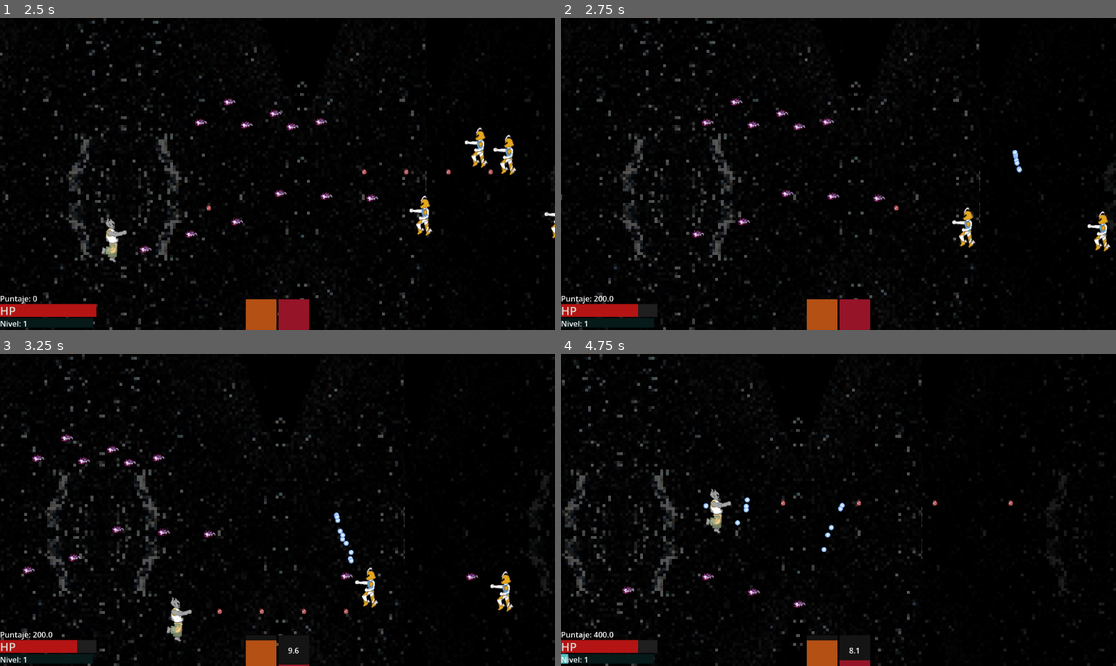
Above: before the commit, frames 1-4 (two rows, left to right).
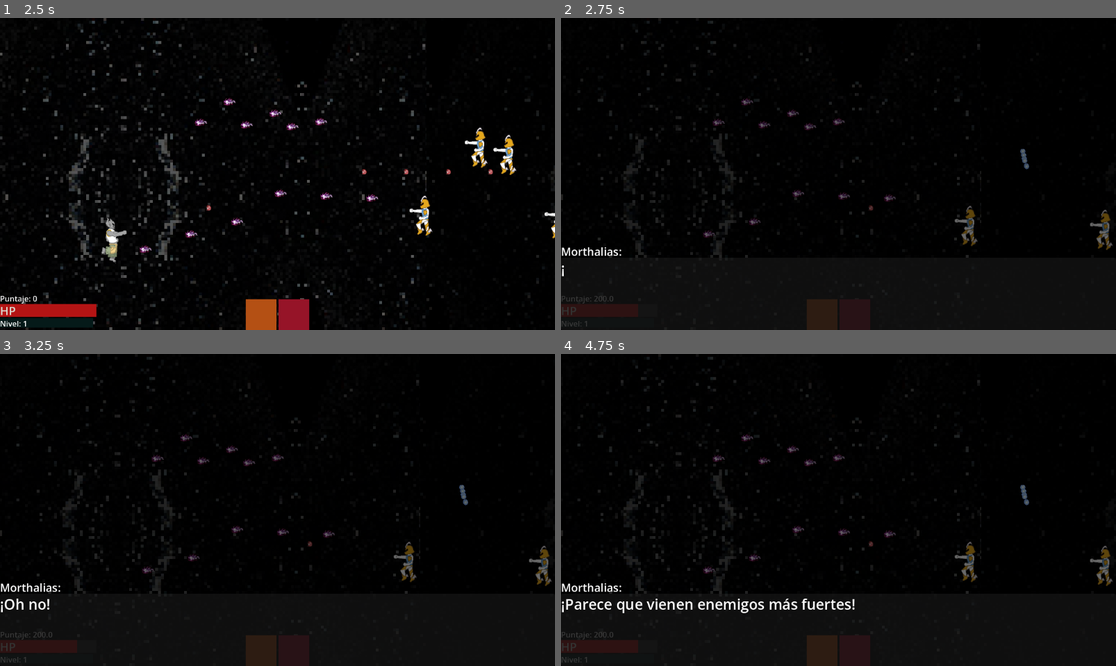
Above: after the commit, the same moments.

Repository: wfeboSKL/tales-for-the-asleep
Game: Godot game, scene res://scenes/Menu/Mewou.tscn
Same seed, same stepped clock (60 frames per second), same inputs: the game is played once before the commit and once after it.
Inputs:
- Up to frame 1 (2.5 s): click "Capítulo I" at 0.5 s; tap Enter at 1.25 s; hold D (move_right) 1.28-2.03 s; hold K (shoot) 1.28-2.03 s; tap Space at 1.52, 2.27 s; hold S (move_down) from 2.03 s (still down); tap Shift (focus) at 2.1 s; tap K (shoot) at 2.3 s
- Up to frame 2 (2.75 s): keep holding S (move_down)
- Up to frame 3 (3.25 s): release S (move_down) at 2.78 s; hold D (move_right) from 2.78 s (still down); hold K (shoot) from 2.78 s (still down); tap J (melee) at 2.85 s
- Up to frame 4 (4.75 s): release D (move_right) at 3.53 s; release K (shoot) at 3.53 s; hold W (move_up) 3.53-4.28 s; tap K (shoot) at 3.6 s; tap Space at 3.77, 4.52 s; hold A (move_left) from 4.28 s (still down); hold K (shoot) from 4.28 s (still down); tap Enter at 4.35 s

Frame 1 is identical in both runs. In frame 2, 5.8% of the frame differs, in the area x 0-100%, y 0-100%; in frame 3, 7.9%; in frame 4, 8.0%.

Commit message:
Enemy_sentry completo, con movimiento disparo y muerte | Trabajado en PC_FEBO

Diff:
--- a/scenes/demolevel/enemy_spawner.gd
+++ b/scenes/demolevel/enemy_spawner.gd
@@ -4,6 +4,7 @@
 #Se precarga los enemigos
 const ENEMY = preload("res://scenes/enemies/enemy_basic.tscn")
 const ENEMYPATTERN = preload("res://scenes/enemies/enemy_pattern.tscn")
+const ENEMYSENTRY = preload("res://scenes/enemies/enemy_sentry.tscn")
 #Variable que funciona como cooldown
 var spawn_timer = 0.0
 #Le dice al timer a qué número tendrá que reiniciarse una vez llegue a 0
@@ -23,7 +24,7 @@
 			spawn_pattern_enemy()
 		3:
 			#Horda 3: jefe (por ahora igual que básico)
-			spawn_basic_enemy()
+			spawn_sentry_enemy()
 
 #-- DIVERSOS PROCESOS --
 func _process(delta: float) -> void:
@@ -33,7 +34,7 @@
 
 	#Verificar en qué horda estamos según los enemigos eliminados
 	#Si se matan más de 40 enemigos y no es la horda 3, ahora es la horda 3
-	if GameData.enemies_killed >= 40 and GameData.current_wave != 3:
+	if GameData.enemies_killed >= 4 and GameData.current_wave != 3:
 		GameData.current_wave = 3
 		dialogue_box.start_dialogue([
 			["Morthalias:", "¡Buen trabajo Desivinte!"],
@@ -43,7 +44,7 @@
 			["Morthalias:", "¡Lo siento!"]
 			])
 	#Si se matan más de 20 enemigos y es la horda 1, ahora es la horda 2
-	elif GameData.enemies_killed >= 20 and GameData.current_wave == 1:
+	elif GameData.enemies_killed >= 2 and GameData.current_wave == 1:
 		GameData.current_wave = 2
 		dialogue_box.start_dialogue([
 			["Morthalias:", "¡Oh no!"],
@@ -85,3 +86,12 @@
 		#Posición Y aleatoria dentro de los límites de la pantalla
 		enemy.position.y = randf_range(70, get_tree().root.size.y - 70)
 		get_parent().add_child(enemy)
+func spawn_sentry_enemy():
+	var count = randi_range(1,2)
+	for i in count:
+		var enemy = ENEMYSENTRY.instantiate()
+		# Posición X dentro de la pantalla (no desde la derecha, se queda fijo ahí)
+		enemy.position.x = randf_range(200,1100)
+		# Aparece arriba de la pantalla, fuera de vista
+		enemy.position.y = 0
+		get_parent().add_child(enemy)
--- a/scenes/enemies/enemy_sentry.gd
+++ b/scenes/enemies/enemy_sentry.gd
@@ -3,12 +3,27 @@
 var in_home = false
 var is_shooting = false
 var home_position = Vector2.ZERO
-
+var move_direction = -1
 var movement_cooldown = 0.0
 var shoot_pause = 0.0
 const SPEED = 140.0
-const SPEED_Y = 270.0
-var move_direction = -1
+const SPEED_Y = 150.0
+#Se "precarga" la escena de la bala enemiga
+const ENEMY_BULLET = preload("res://scenes/bullets/enemy_bullet.tscn")
+
+func shoot_pattern():
+	var num_bullets = 3
+	var angle_to_player = position.angle_to_point(player.position) + PI
+	# Vector perpendicular a la dirección de disparo, para separar las balas
+	var perpendicular = Vector2(-sin(angle_to_player), cos(angle_to_player))
+
+	for i in num_bullets:
+		var bullet = ENEMY_BULLET.instantiate()
+		# Offset lateral: -1, 0, 1 multiplicado por espaciado, para separar las 3 balas
+		var offset = (i - 1) * 15
+		bullet.position = position + perpendicular * offset
+		bullet.rotation = angle_to_player
+		get_parent().add_child(bullet)
 
 func _physics_process(delta: float) -> void:
 	if not in_home:
@@ -25,17 +40,20 @@
 				is_shooting = false
 				move_direction *= -1
 				movement_cooldown = 1.7
-
-				print("ACABÓ SHOOT_PAUSE")
 		else:
 			movement_cooldown -= delta
 			velocity.y = SPEED_Y * move_direction
 			if movement_cooldown <= 0:
 				is_shooting = true
 				shoot_pause = 1
-				print("ACABÓ MOVEMENT_COOLDOWN")
+				shoot_pattern()
+				#Qué opinas de aquí? Que dispare a partir de aquí?
+
+
 	move_and_slide()
 	position.y = clamp(position.y, home_position.y - 180, home_position.y + 180)
+	#-- EFECTOS VISUALES --
+	update_damage_blink(delta)
 
 func _ready():
 	super()
@@ -43,3 +61,12 @@
 	xp_value = 55
 	# Guardamos la posición X actual, pero con una Y específica como destino "home"
 	home_position = Vector2(position.x, 324)
+
+func on_death():
+	var count = 12
+	for i in count:
+		var xp_orb = XP_ORB.instantiate()
+		xp_orb.position = position
+		get_parent().call_deferred("add_child", xp_orb)
+		#Se suma 175 al puntaje
+	GameData.score += 225.0
--- a/scenes/enemies/enemy_sentry.tscn
+++ b/scenes/enemies/enemy_sentry.tscn
@@ -11,12 +11,10 @@
 position = Vector2(400, 0)
 script = ExtResource("1_bjjst")
 
-[node name="Node2D" type="Sprite2D" parent="." unique_id=844041649]
+[node name="Sprite2D" type="Sprite2D" parent="." unique_id=844041649]
 position = Vector2(0, 9.536743e-07)
 scale = Vector2(35, 42)
-skew = -0.2617994
 texture = SubResource("PlaceholderTexture2D_6irt1")
 
 [node name="CollisionShape2D" type="CollisionShape2D" parent="." unique_id=2086864322]
-skew = -0.2617994
 shape = SubResource("CircleShape2D_6irt1")
